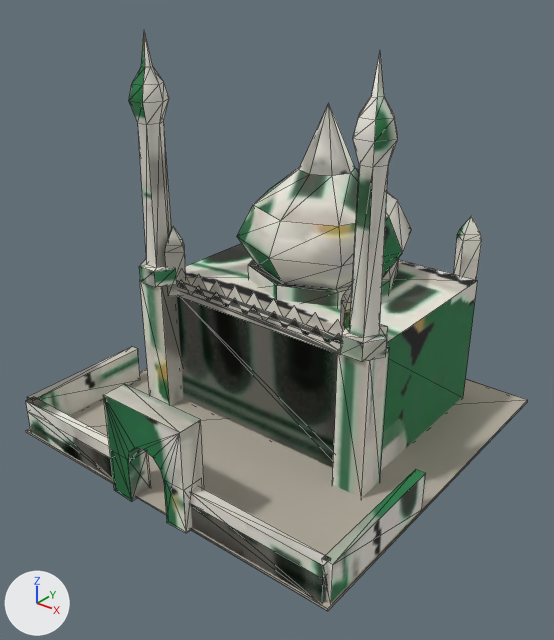
A saved change to the glTF model nostalgia/assets3d/kit_mosque.glb.
One viewpoint serves both versions: a 50 mm camera at (39.5, -50.6, 41.7) aimed at (1.2, -2.8, 12.0). The axes (+X, +Y, +Z) are drawn at lower left. The lights are the same throughout. The picture after the commit comes second. Mesh edges are drawn as thin lines. Vertices at exactly the same position are counted once.

In view in the first picture: 'kit_mosque_body', 'var_dome', 'var_minars'.
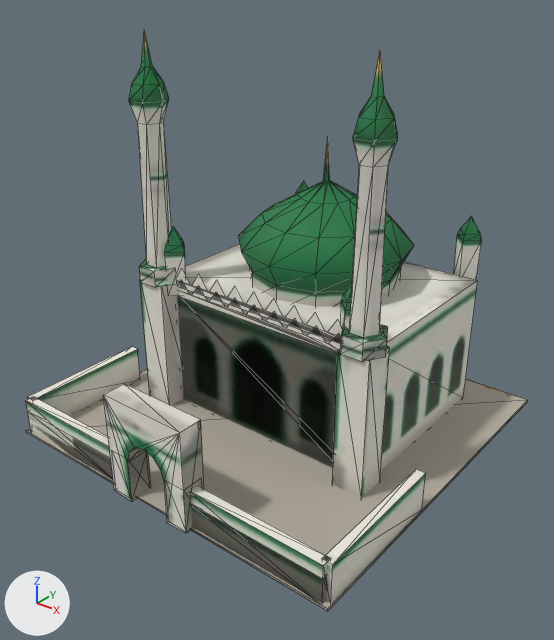
Location of each change, (x1, y1, x2, y2) in pixels of the pictures (554 x 640 px; the box of a moved part takes in the faces that stretch with it):
'var_dome', reshaped (7% shorter): before (26, 104, 482, 602); after (26, 140, 482, 602)
part 1 of me_var_dome, moved or reshaped: before (237, 104, 412, 307); after (238, 140, 414, 307)
part 2 of me_var_dome, surface changed: before (26, 216, 482, 602); after (26, 181, 482, 602)
part 3 of me_var_minars, surface changed: (28, 31, 478, 603) in both

Diff of the bpy script that builds the scene:
```diff
--- a/nostalgia/assets3d/kit_mosque.glb.py
+++ b/nostalgia/assets3d/kit_mosque.glb.py
@@ me_var_dome @@
 # used by ob_var_dome; location = (0.0, 0.0, 0.0)
-me_var_dome.from_pydata(...)  # 196 vertices, 293 faces; spans x -17.4..17.4, y -18.1..17.3, z -0.1..29.4
+me_var_dome.from_pydata(...)  # 220 vertices, 337 faces; spans x -17.4..17.4, y -18.1..17.3, z -0.1..26.5
+# me_var_dome part 1
+# 41 vertices are removed from x -8.4..8.4, y -2.4..14.4, z 12.0..29.4
+# 88 faces are deleted
+# 57 vertices are added at x -8.4..8.4, y -2.4..14.4, z 12.0..26.5
+# 8 new vertices lie (0.0, 0.0, 2.5) away from vertices in x -6.3..6.3, y -0.3..12.3, z 12.0
+# 132 new faces join them
+# me_var_dome part 2: 205 kept faces spanning x -17.4..17.4, y -18.1..17.3, z -0.1..18.6 get new texture (UV) coordinates
 me_var_dome.materials.append(mat_m_kit_mosque)
@@ me_var_minars @@
 # used by ob_var_minars; location = (0.0, 0.0, 0.0)
-me_var_minars.from_pydata(...)  # 226 vertices, 347 faces; spans x -17.0..17.0, y -18.0..14.1, z 0.0..35.6
+me_var_minars.from_pydata(...)  # 250 vertices, 391 faces; spans x -17.0..17.0, y -18.0..14.1, z 0.0..35.6
+# me_var_minars part 3: 257 kept faces spanning x -17.0..17.0, y -18.0..14.1, z 0.0..35.6 get new texture (UV) coordinates
+# edits to the shape of me_var_minars do not show in these pictures
 me_var_minars.materials.append(mat_m_kit_mosque)
```
